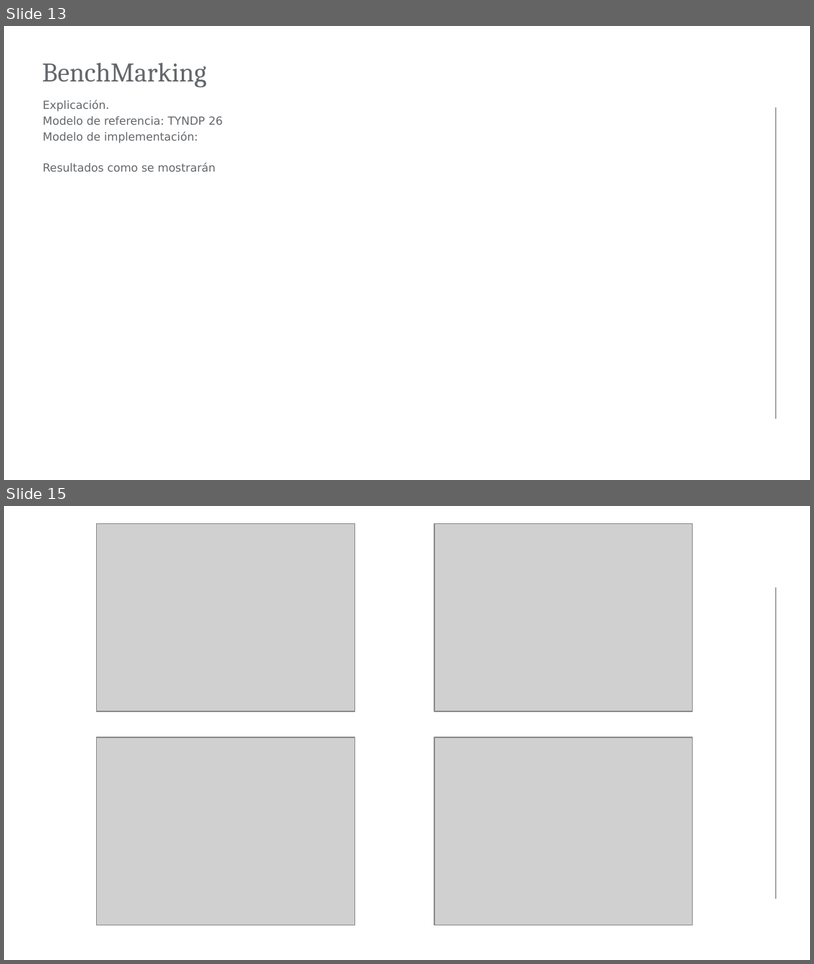
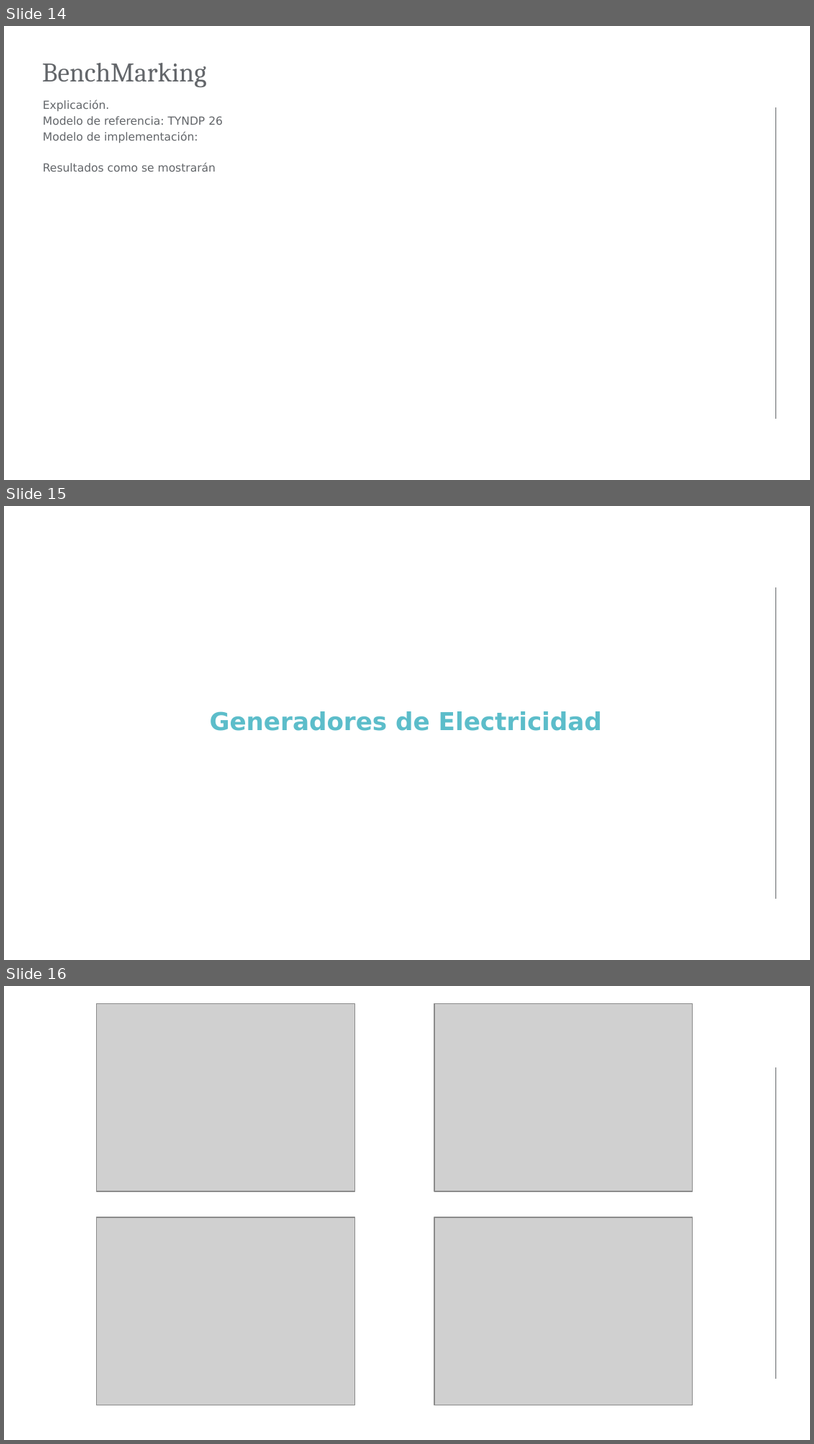
Before and after one commit to anabatres28-png/Dispatching-Project-in-PypSA, a slide deck: hojas_de_datos/presentación.pptx. Shown one above the other, each under a label of ours: slides 13 and 15 before the commit, slides 14, 15 and 16 after it; the slides between them are not shown. The pictures are 814x964 and 814x1444 pixels, drawn with LibreOffice and Linux fonts; fonts in the diff are those of the drawing; grey boxes stand for pictures; background and template pictures are left out. Boxes give left, top, right and bottom in pixels: in the first picture for what was removed or moved away, otherwise in the second. Text is boxed around its words. In the diff, an @@ line names an element or a change of style, - is before the commit and + after.

```diff
--- a/hojas_de_datos/presentación.pptx
+++ b/hojas_de_datos/presentación.pptx
@@ slide 15 added at box(4, 506, 810, 960), background #FFFFFF; not listed: 1 template element that a slide beside it also shows @@
@@ text added at box(210, 711, 602, 731), 22 pt, text #5CBDCA, bold @@
+Generadores de Electricidad
@@ what was slide 13 is now slide 14 @@
@@ what was slide 15 is now slide 16 @@
```
Also in this commit, not shown: 2 slides changed, 40 other slides added, 10 slides removed, 13 other files.
